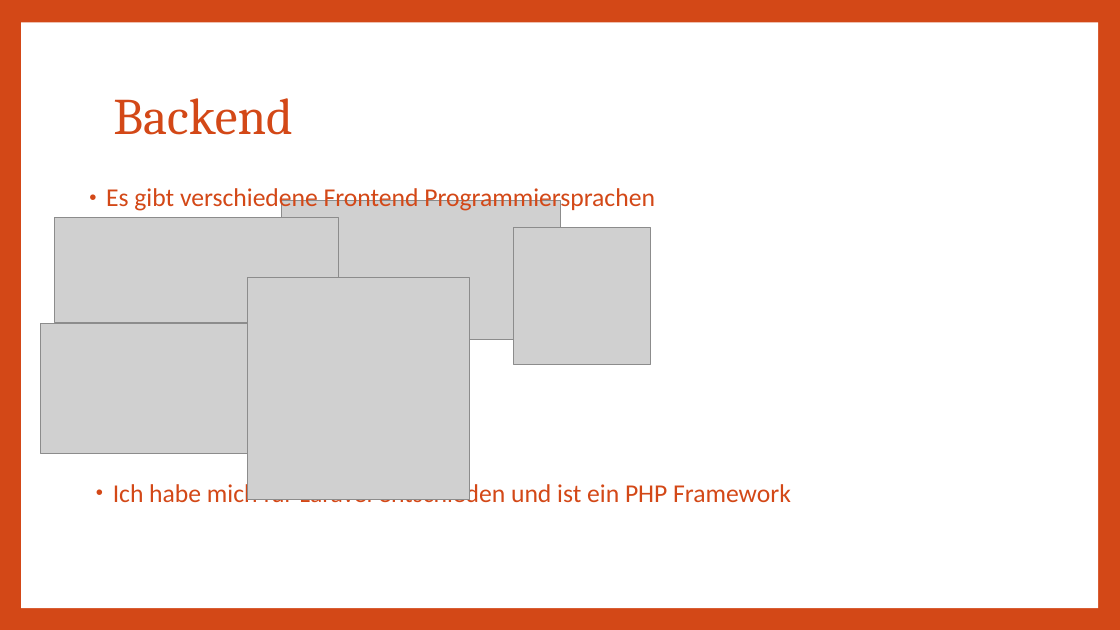
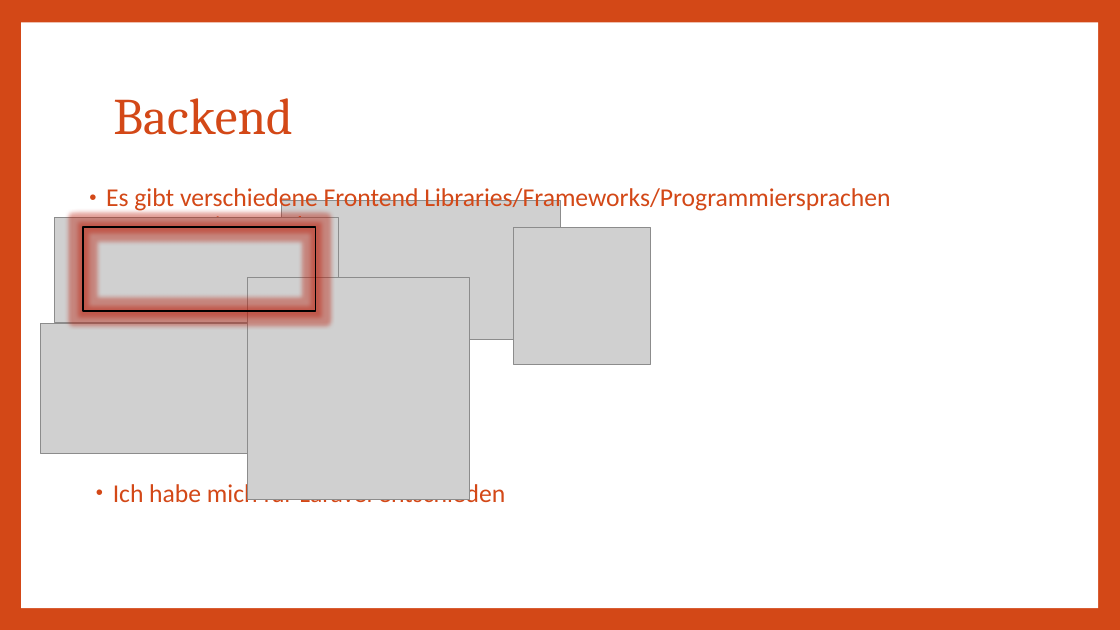
Before and after one commit to Lio396/AbgabeDossierProjekt, a slide deck: slide 6 of 04_Präsentation/VueJS_Laravel_website.pptx (slide 7 before the commit). Drawn at 1120x630 pixels with LibreOffice and Linux fonts; fonts in the diff are those of the drawing; grey boxes stand for pictures. Boxes give left, top, right and bottom in pixels: in the first picture for what was removed or moved away, otherwise in the second. Text is boxed around its words. In the diff, an @@ line names an element or a change of style, - is before the commit and + after.

```diff
--- a/04_Präsentation/VueJS_Laravel_website.pptx
+++ b/04_Präsentation/VueJS_Laravel_website.pptx
@@ text at <box>106,185,890,240</box>: text changed @@
-• Es gibt verschiedene Frontend Programmiersprachen
+• Es gibt verschiedene Frontend Libraries/Frameworks/Programmiersprachen Programmiersprachen
@@ rectangle added at <box>83,228,315,312</box>, outline #000000 1.5 pt @@
@@ text at <box>113,481,505,508</box>: text changed @@
-• Ich habe mich für Laravel entschieden und ist ein PHP Framework
+• Ich habe mich für Laravel entschieden
```
Also in this commit, not shown: 7 other slides changed, 5 slides added, 2 slides removed, 4 other files.
